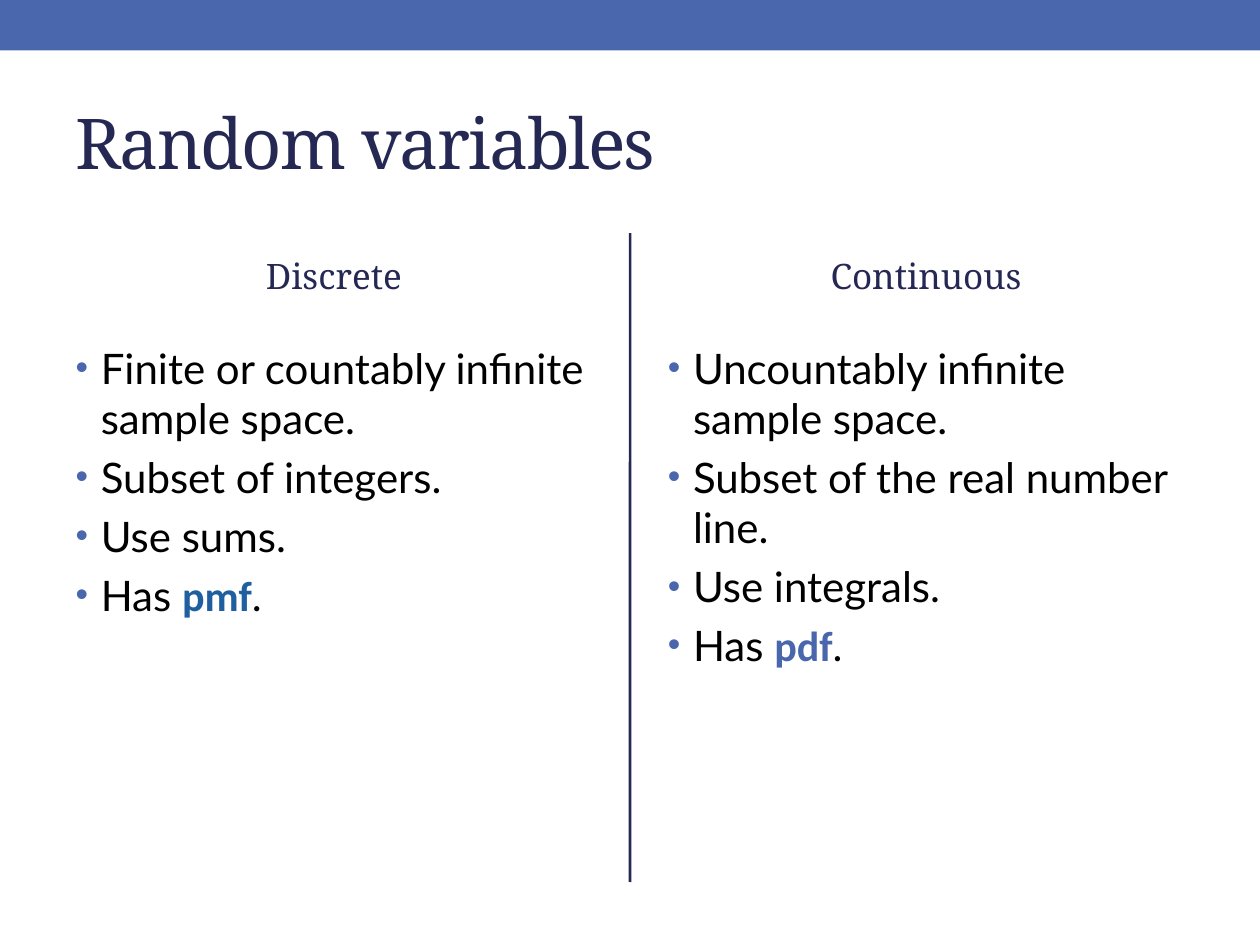
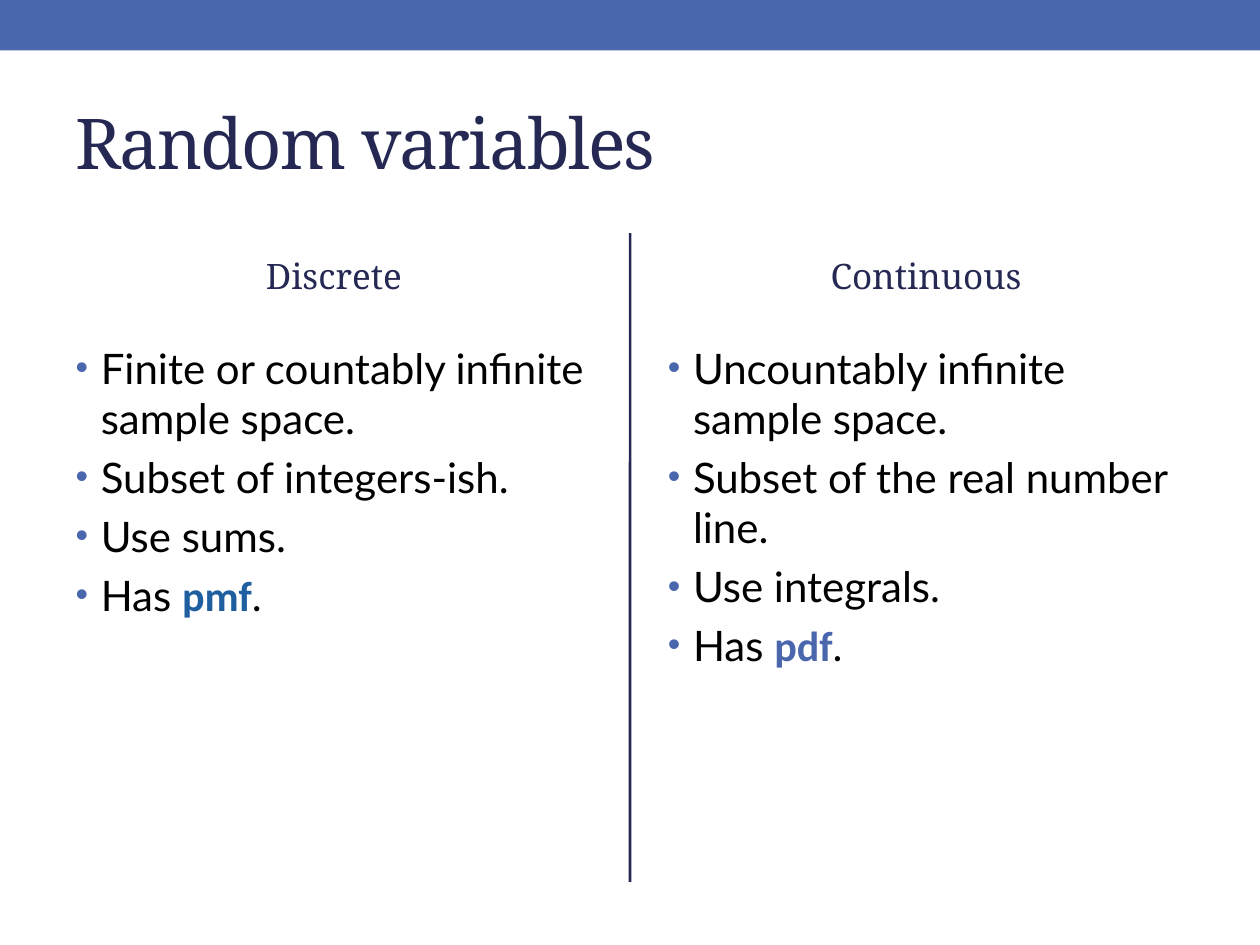
Before and after one commit to rebeccal/ohsu-math630, a slide deck: slide 23 of slides/cm033.pptx. Drawn at 1260x945 pixels with LibreOffice and Linux fonts; fonts in the diff are those of the drawing. Boxes give left, top, right and bottom in pixels: in the first picture for what was removed or moved away, otherwise in the second. Text is boxed around its words. In the diff, an @@ line names an element or a change of style, - is before the commit and + after.

```diff
--- a/slides/cm033.pptx
+++ b/slides/cm033.pptx
@@ text at (101,462,509,501): text changed @@
-• Subset of integers.
+• Subset of integers-ish.
```
Also in this commit, not shown: 3 other slides changed, 6 other files.
